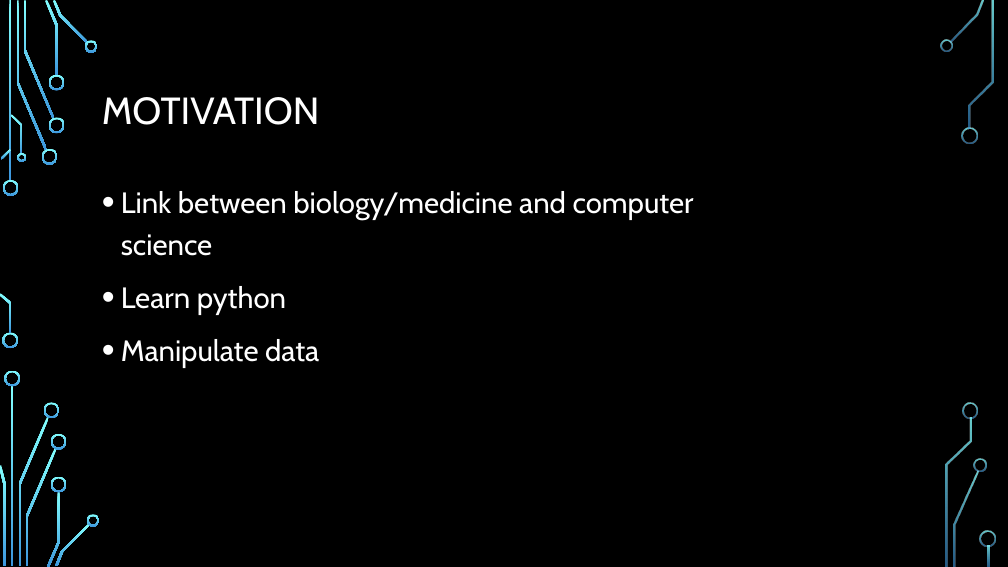
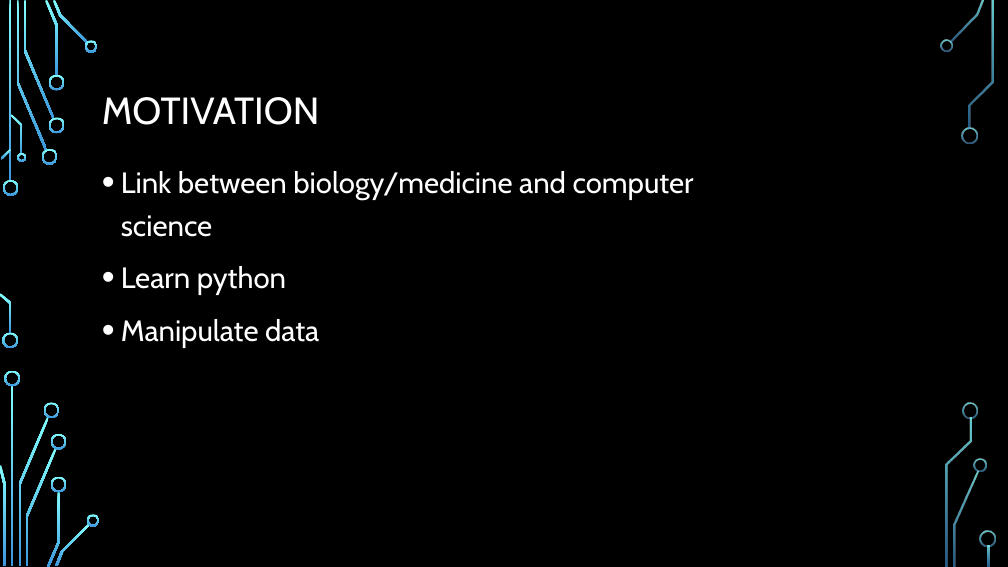
Before and after one commit to Larouyan/BachelorThesis, a slide deck: slide 2 of first_presentation.pptx. Drawn at 1008x567 pixels with LibreOffice and Linux fonts; fonts in the diff are those of the drawing; background and template pictures are left out. Boxes give left, top, right and bottom in pixels: in the first picture for what was removed or moved away, otherwise in the second. Text is boxed around its words. In the diff, an @@ line names an element or a change of style, - is before the commit and + after.

```diff
--- a/first_presentation.pptx
+++ b/first_presentation.pptx
@@ text "Link between biology/medicine and computer ...": place and size @@
-text "Link between biology/medicine and computer ..." at (121, 191, 694, 368)
+text "Link between biology/medicine and computer ..." at (121, 171, 694, 348)
```
Also in this commit, not shown: 2 other slides changed, 2 other files.
